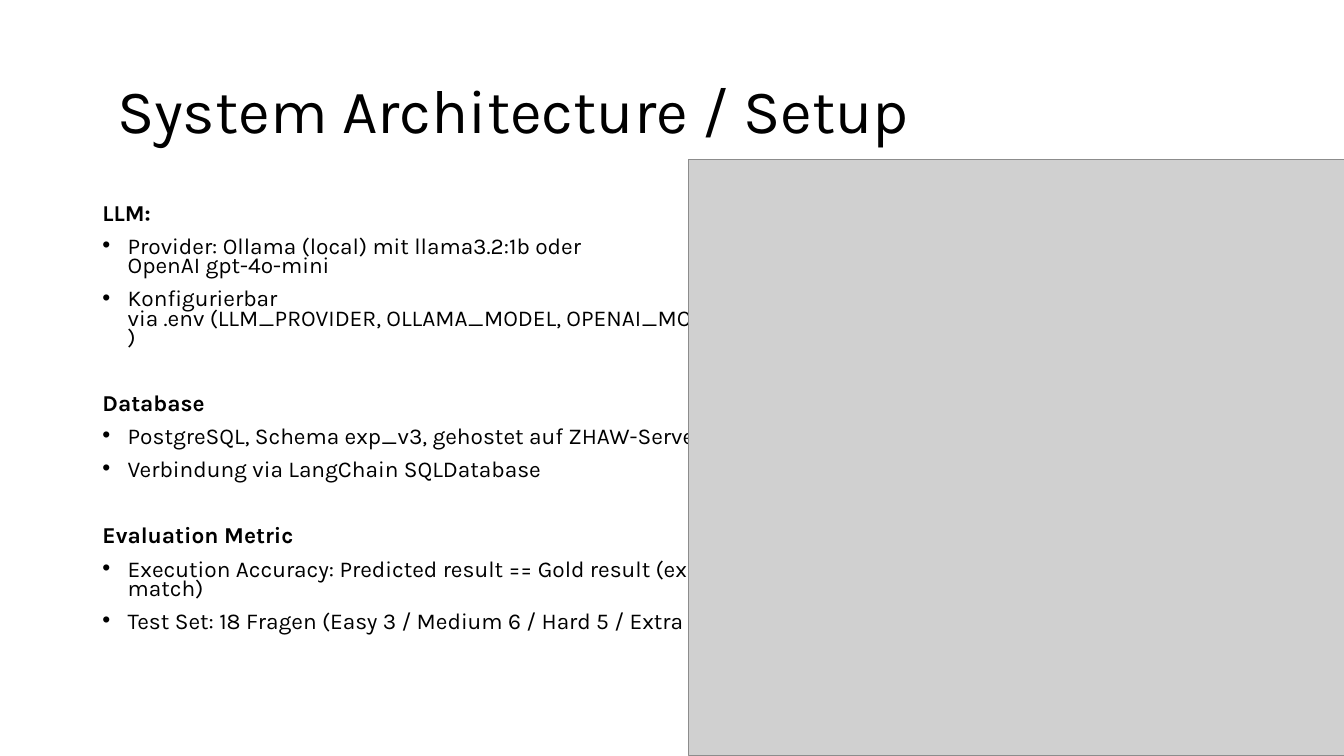
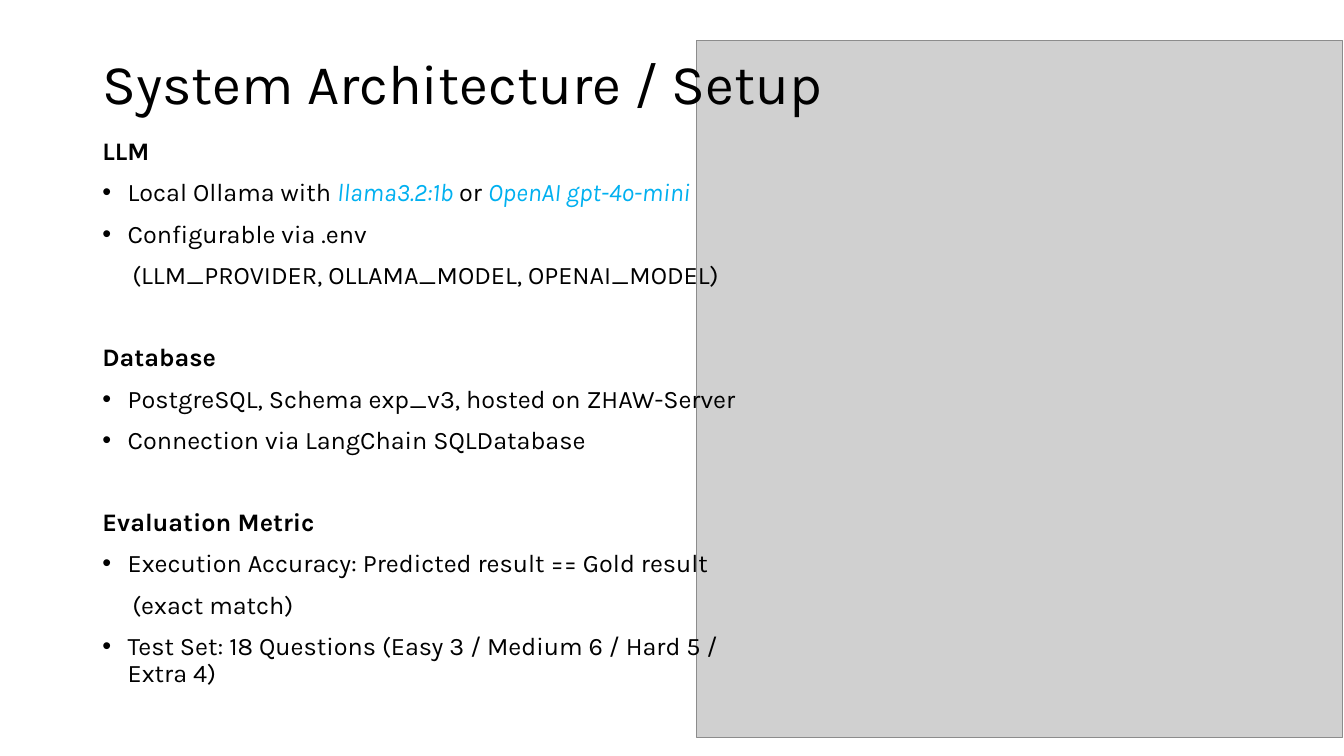
Before and after one commit to bjoern555/dwh2-text-to-sql, a slide deck: slide 3 of docs/DHW2_Wagner_Kryeziu_Johnson.pptx. Drawn at 1344x756 pixels with LibreOffice and Linux fonts; fonts in the diff are those of the drawing; grey boxes stand for pictures. Boxes give left, top, right and bottom in pixels: in the first picture for what was removed or moved away, otherwise in the second. Text is boxed around its words. In the diff, an @@ line names an element or a change of style, - is before the commit and + after.

```diff
--- a/docs/DHW2_Wagner_Kryeziu_Johnson.pptx
+++ b/docs/DHW2_Wagner_Kryeziu_Johnson.pptx
@@ text "System Architecture / Setup" at <box>102,54,822,118</box>: size 44 to 40 pt @@
@@ picture: place and size @@
-picture at <box>689,159,1344,756</box>
+picture at <box>697,40,1343,737</box>
@@ text "LLM": place and size @@
-text "LLM" at <box>102,206,730,635</box>
+text "LLM" at <box>102,143,736,685</box>
@@ text at <box>102,143,718,290</box>: text changed; size 16.2 to 18 pt @@
-LLM:
-• Provider: Ollama (local) mit llama3.2:1b oder OpenAI gpt-4o-mini
-• Konfigurierbar via .env (LLM_PROVIDER, OLLAMA_MODEL, OPENAI_MODEL)
+LLM
+• Local Ollama with llama3.2:1b or OpenAI gpt-4o-mini
+• Configurable via .env
+(LLM_PROVIDER, OLLAMA_MODEL, OPENAI_MODEL)
@@ text at <box>102,348,315,532</box>: size 16.2 to 18 pt in "Database", "Evaluation Metric"; line spacing 0.7 to 0.9 @@
@@ text at <box>128,385,736,455</box>: text changed; size 16.2 to 18 pt @@
-• PostgreSQL, Schema exp_v3, gehostet auf ZHAW-Server
-• Verbindung via LangChain SQLDatabase
+• PostgreSQL, Schema exp_v3, hosted on ZHAW-Server
+• Connection via LangChain SQLDatabase
@@ text at <box>128,550,708,685</box>: text changed; size 16.2 to 18 pt @@
-• Execution Accuracy: Predicted result == Gold result (exact match)
-• Test Set: 18 Fragen (Easy 3 / Medium 6 / Hard 5 / Extra 4)
+• Execution Accuracy: Predicted result == Gold result
+(exact match)
+• Test Set: 18 Questions (Easy 3 / Medium 6 / Hard 5 / Extra 4)
```
Also in this commit, not shown: 6 other slides changed, 2 slides added, 2 slides removed.
